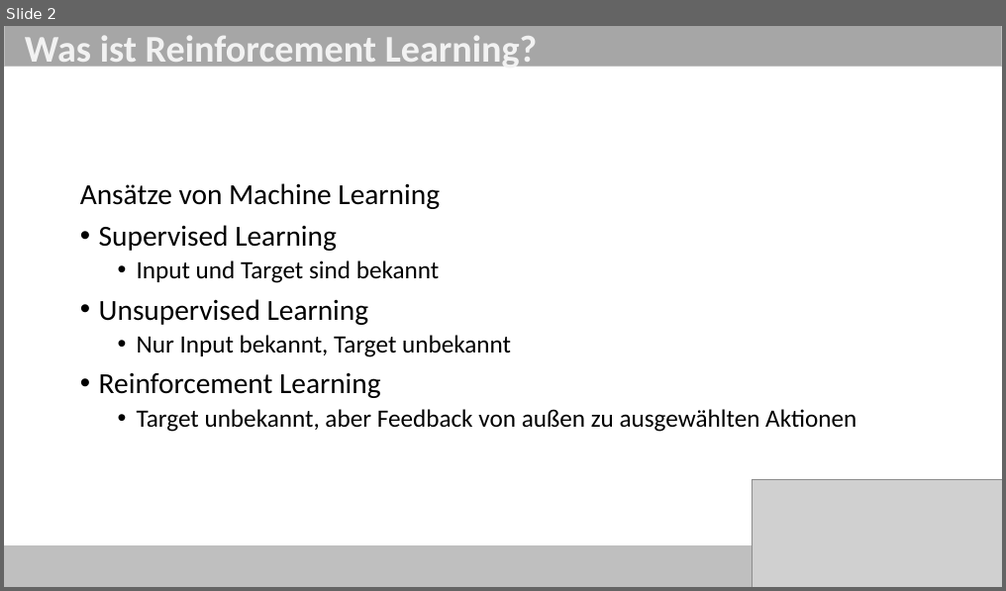
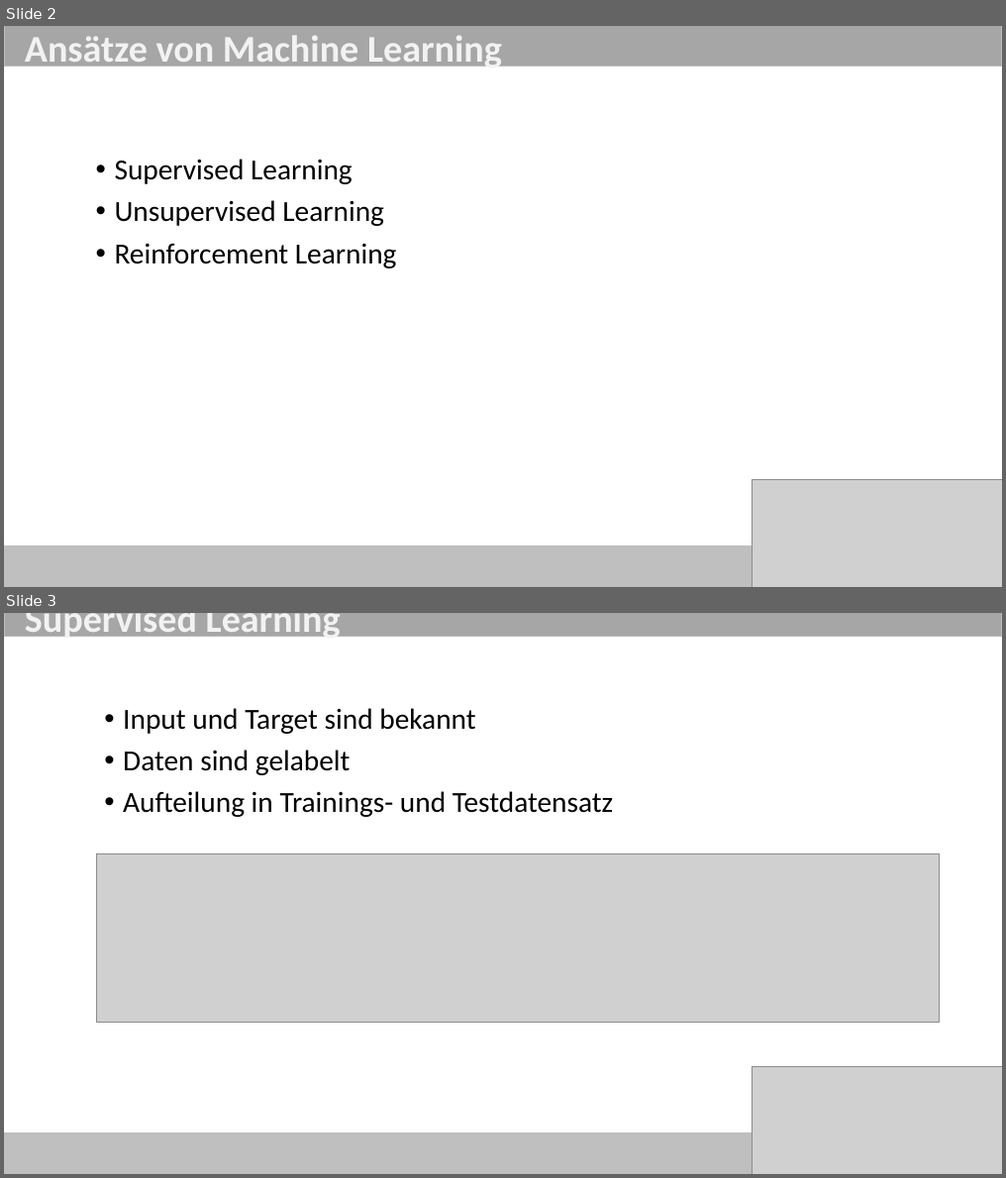
Before and after one commit to ob-algdatii-ss18/leistungsnachweis-firststeptoworlddomination, a slide deck: Reinforcement Learning.pptx. Shown one above the other, each under a label of ours: slide 2 before the commit, slides 2 and 3 after it. The pictures are 1006x591 and 1006x1178 pixels, drawn with LibreOffice and Linux fonts; fonts in the diff are those of the drawing; grey boxes stand for pictures. Boxes give left, top, right and bottom in pixels: in the first picture for what was removed or moved away, otherwise in the second. Text is boxed around its words. In the diff, an @@ line names an element or a change of style, - is before the commit and + after.

```diff
--- a/Reinforcement Learning.pptx
+++ b/Reinforcement Learning.pptx
@@ slide 3 added at (x1=4, y1=613, x2=1002, y2=1174), background #FFFFFF @@
@@ rectangle added at (x1=4, y1=613, x2=1002, y2=636), fill #A6A6A6, outline #BFBFBF 1 pt @@
@@ text added at (x1=25, y1=637, x2=341, y2=642), 36.3 pt, text #F2F2F2, bold @@
+Supervised Learning
@@ text added at (x1=123, y1=708, x2=613, y2=817), 28 pt, text #000000 @@
+• Input und Target sind bekannt
+• Daten sind gelabelt
+• Aufteilung in Trainings- und Testdatensatz
@@ picture added at (x1=97, y1=854, x2=939, y2=1022) @@
@@ picture added at (x1=751, y1=1066, x2=1002, y2=1174) @@
@@ rectangle added at (x1=4, y1=1134, x2=828, y2=1174), fill #BFBFBF, outline #BFBFBF 1 pt @@
@@ slide 2 changed as well @@
@@ text at (x1=25, y1=35, x2=502, y2=72): text changed @@
-Was ist Reinforcement Learning?
+Ansätze von Machine Learning
@@ text "Supervised Learning" moved from (x1=80, y1=183, x2=856, y2=432) to (x1=115, y1=159, x2=397, y2=269) @@
@@ text at (x1=80, y1=183, x2=440, y2=209): paragraph removed @@
-Ansätze von Machine Learning
@@ text at (x1=137, y1=261, x2=439, y2=283): paragraph removed @@
-  • Input und Target sind bekannt
@@ text at (x1=137, y1=335, x2=511, y2=358): paragraph removed @@
-  • Nur Input bekannt, Target unbekannt
@@ text at (x1=137, y1=409, x2=856, y2=432): paragraph removed @@
-  • Target unbekannt, aber Feedback von außen zu ausgewählten Aktionen
```
Also in this commit, not shown: 8 other slides changed, 1 other slide added.
